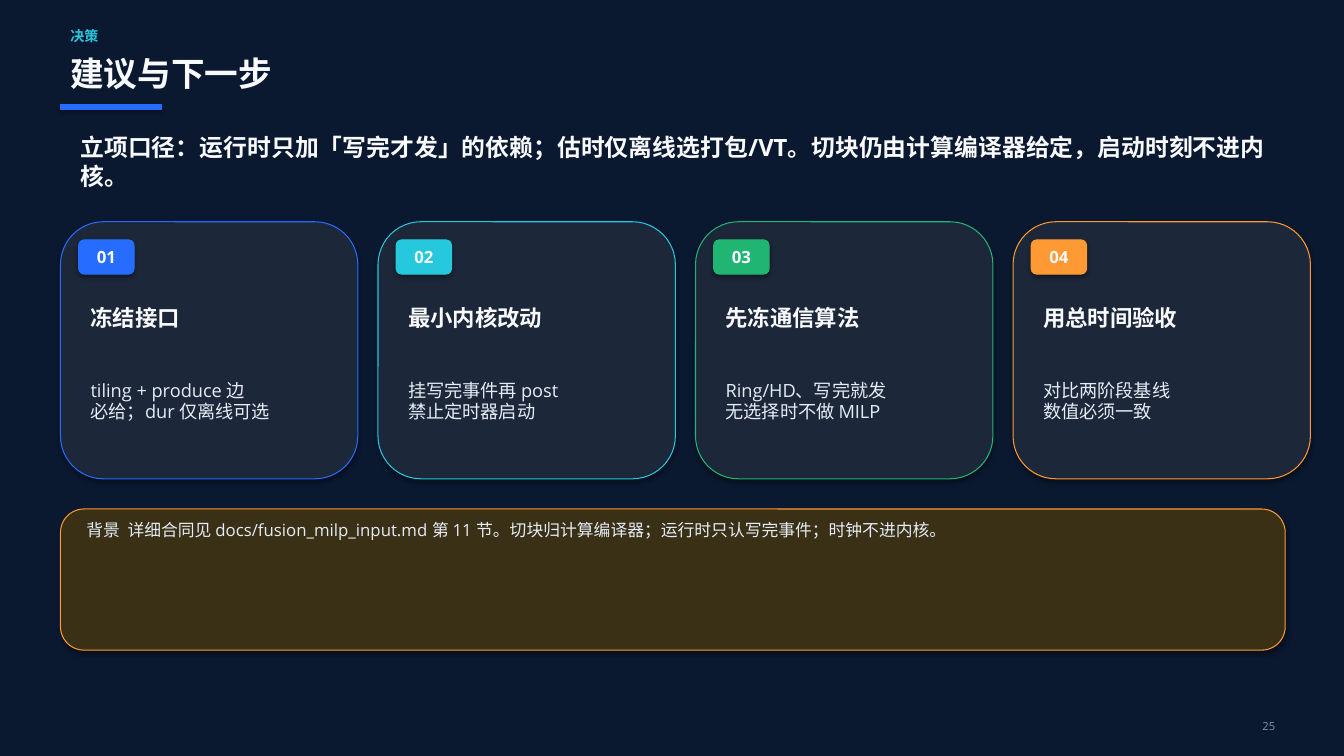
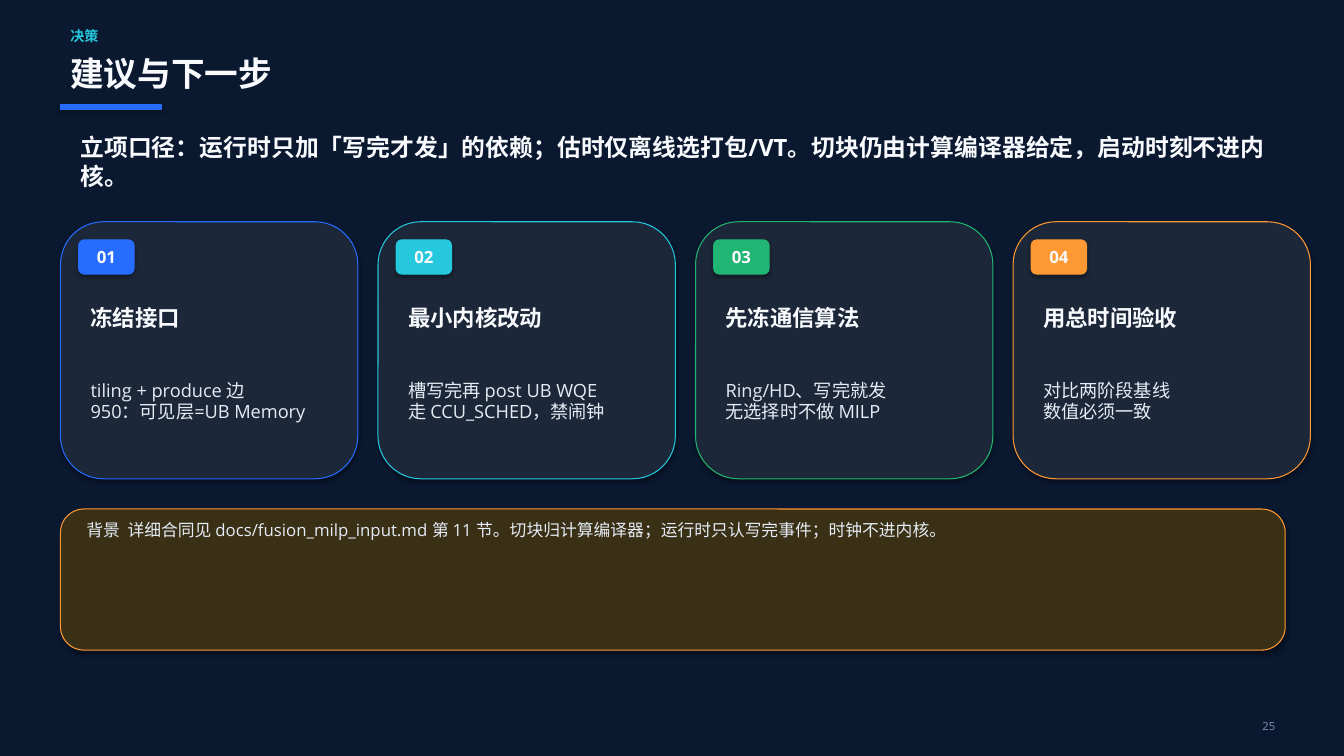
Before and after one commit to 69515164-rgb/DeepEP, a slide deck: slide 25 of docs/融合算子自动生成_MM_AllReduce.pptx. Drawn at 1344x756 pixels with LibreOffice and Linux fonts; fonts in the diff are those of the drawing. Boxes give left, top, right and bottom in pixels: in the first picture for what was removed or moved away, otherwise in the second. Text is boxed around its words. In the diff, an @@ line names an element or a change of style, - is before the commit and + after.

```diff
--- a/docs/融合算子自动生成_MM_AllReduce.pptx
+++ b/docs/融合算子自动生成_MM_AllReduce.pptx
@@ text at (x1=91, y1=382, x2=305, y2=423): text changed @@
-tiling + produce 边
-必给；dur 仅离线可选
+tiling + produce 边
+950：可见层=UB Memory
@@ text at (x1=408, y1=381, x2=605, y2=421): text changed @@
-挂写完事件再 post
-禁止定时器启动
+槽写完再 post UB WQE
+走 CCU_SCHED，禁闹钟
```
Also in this commit, not shown: 1 other slide changed, 5 other files.
